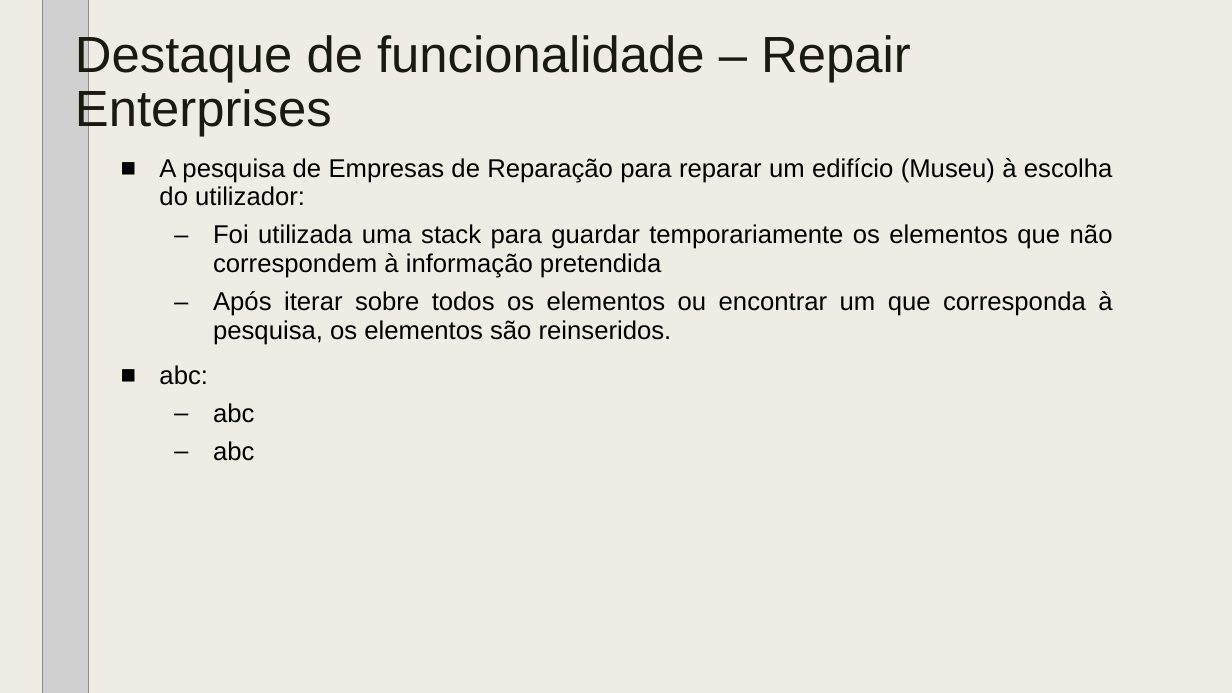
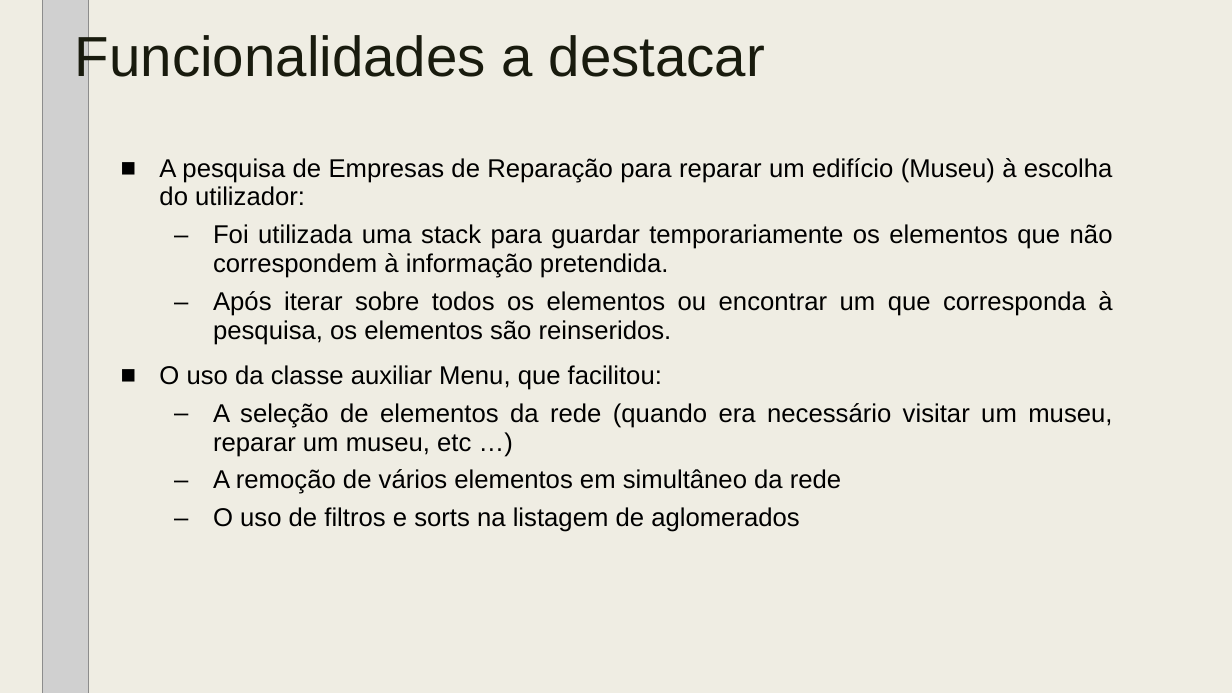
Before and after one commit to tiagodusilva/FEUP-AEDA-Proj1, a slide deck: slide 8 of AEDA_-_Cartao_Museus_de_Portugal_parte_2.pptx. Drawn at 1232x693 pixels with LibreOffice and Linux fonts; fonts in the diff are those of the drawing; grey boxes stand for pictures. Boxes give left, top, right and bottom in pixels: in the first picture for what was removed or moved away, otherwise in the second. Text is boxed around its words. In the diff, an @@ line names an element or a change of style, - is before the commit and + after.

```diff
--- a/AEDA_-_Cartao_Museus_de_Portugal_parte_2.pptx
+++ b/AEDA_-_Cartao_Museus_de_Portugal_parte_2.pptx
@@ title at box(75, 32, 765, 87): text changed; size 39.6 to 44 pt @@
-Destaque de funcionalidade – Repair Enterprises
+Funcionalidades a destacar
@@ text at box(213, 224, 1113, 278): text changed @@
-  – Foi utilizada uma stack para guardar temporariamente os elementos que não correspondem à informação pretendida
+  – Foi utilizada uma stack para guardar temporariamente os elementos que não correspondem à informação pretendida.
@@ text at box(159, 365, 1112, 532): text changed @@
-■ abc:
-  – abc
-  – abc
+■ O uso da classe auxiliar Menu, que facilitou:
+  – A seleção de elementos da rede (quando era necessário visitar um museu, reparar um museu, etc …)
+  – A remoção de vários elementos em simultâneo da rede
+  – O uso de filtros e sorts na listagem de aglomerados
```
Also in this commit, not shown: 3 other slides changed.
